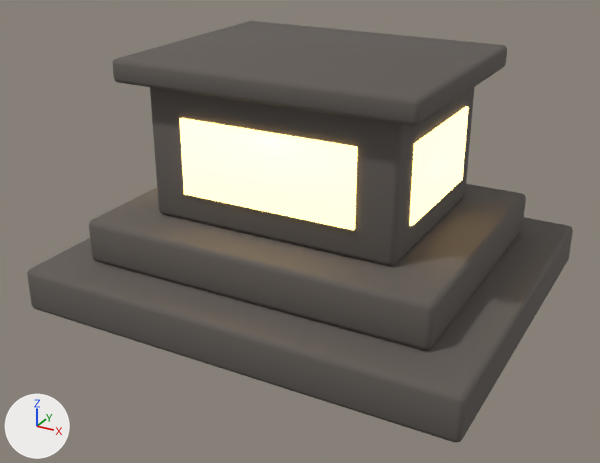
A saved change to the glTF model resources/models/props/altar.glb.
Both versions are drawn from a camera (50 mm lens) standing at (0.979, -1.869, 1.088) and looking at (-0.008, -0.074, 0.19). The lights are fixed; the arrows at lower left show +X, +Y and +Z. The first picture is the older version. Where no turn or scale is listed for an object, it has been applied to the vertices.

Before the edit, the objects in view are built like this:
```python
mat_goldglow = principled_material('GoldGlow')
mat_goldglow.base_color = (0.4, 0.312, 0.14)  # yellow #aa9869
mat_goldglow.emission_color = (1.0, 0.7, 0.25)  # beige #ffda89
mat_goldglow.emission_strength = 3.0
me_cube_002 = bpy.data.meshes.new('Cube.002')
me_cube_002.from_pydata(...)  # 56 vertices, 108 faces; spans x -0.34..0.34, y -0.26..0.26, z -0.18..0.18
me_cube_002.materials.append(mat_stone)  # dark grey #615b56
me_cube_004 = bpy.data.meshes.new('Cube.004')
me_cube_004.from_pydata(...)  # a box spanning x -0.004..0.004, y -0.18..0.18, z -0.1..0.1
me_cube_004.materials.append(mat_goldglow)  # yellow #aa9869, glowing beige #ffda89
me_cube_006 = bpy.data.meshes.new('Cube.006')
me_cube_006.from_pydata(...)  # a box spanning x -0.24..0.24, y -0.004..0.004, z -0.1..0.1
me_cube_006.materials.append(mat_goldglow)  # yellow #aa9869, glowing beige #ffda89
ob_block = bpy.data.objects.new('Block', me_cube_002)
ob_block.location = (0.0, 0.0, 0.42)
ob_inlay1 = bpy.data.objects.new('Inlay1', me_cube_004)
ob_inlay1.location = (0.345, 0.0, 0.42)
ob_inlayfront = bpy.data.objects.new('InlayFront', me_cube_006)
ob_inlayfront.location = (0.0, -0.265, 0.42)
# also in view: 'StepHigh' at (0.0, 0.0, 0.18); 'StepLow' at (0.0, 0.0, 0.06); 'Top' at (0.0, 0.0, 0.63)
```
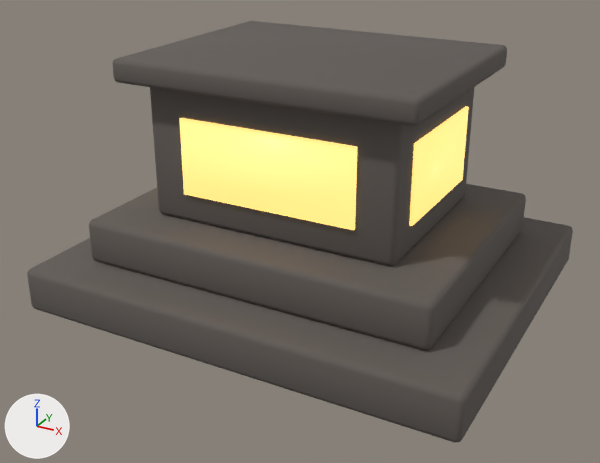
What differs and where, as boxes [x1, y1, x2, y2] in the pictures (600 x 463 px):
'InlayFront', recoloured, surface changed (beige to yellow): [179, 118, 358, 230] in both
'Inlay1', recoloured, surface changed (beige to yellow): [409, 106, 469, 226] in both

Patch to the scene script:
```diff
--- a/resources/models/props/altar.glb.py
+++ b/resources/models/props/altar.glb.py
@@ mat_goldglow @@
 mat_goldglow.base_color = (0.4, 0.312, 0.14)  # yellow #aa9869
-mat_goldglow.emission_color = (1.0, 0.7, 0.25)  # beige #ffda89
-mat_goldglow.emission_strength = 3.0
+mat_goldglow.emission_color = (1.0, 0.62, 0.18)  # orange #ffce76
+mat_goldglow.emission_strength = 1.3
```
